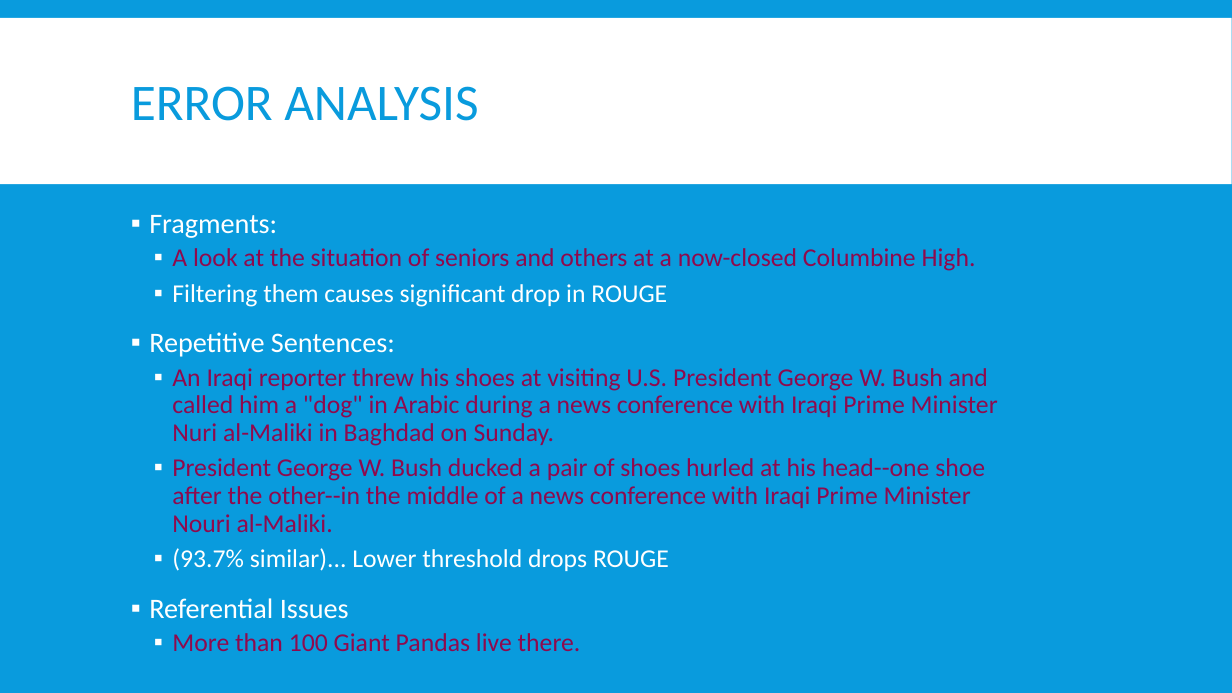
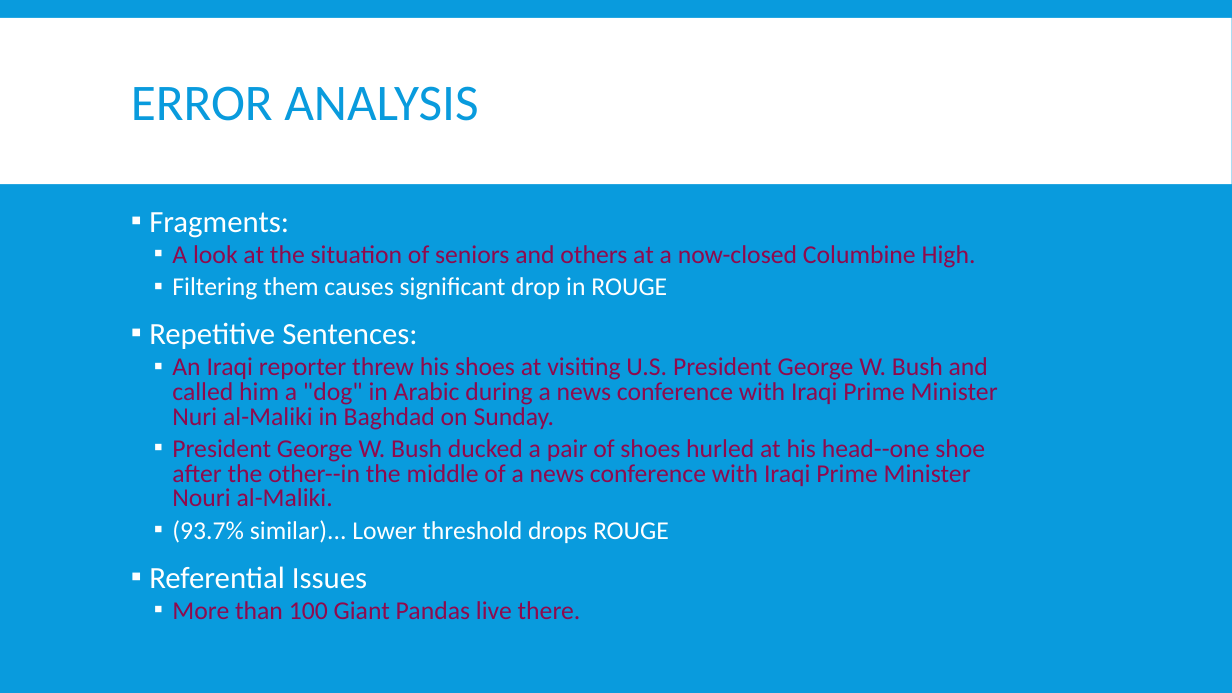
Before and after one commit to Mindful/ling-573, a slide deck: slide 12 of doc/D4_presentation.pptx. Drawn at 1232x693 pixels with LibreOffice and Linux fonts; fonts in the diff are those of the drawing. Boxes give left, top, right and bottom in pixels: in the first picture for what was removed or moved away, otherwise in the second. Text is boxed around its words. In the diff, an @@ line names an element or a change of style, - is before the commit and + after.

```diff
--- a/doc/D4_presentation.pptx
+++ b/doc/D4_presentation.pptx
@@ text "Fragments:" at [149, 212, 998, 619]: size 22 to 24 pt in "Fragments:", "Repetitive Sentences:", "Referential Issues"; line spacing 0.9 to 0.8 @@
```
Also in this commit, not shown: 11 other slides changed, 4 slides removed.
